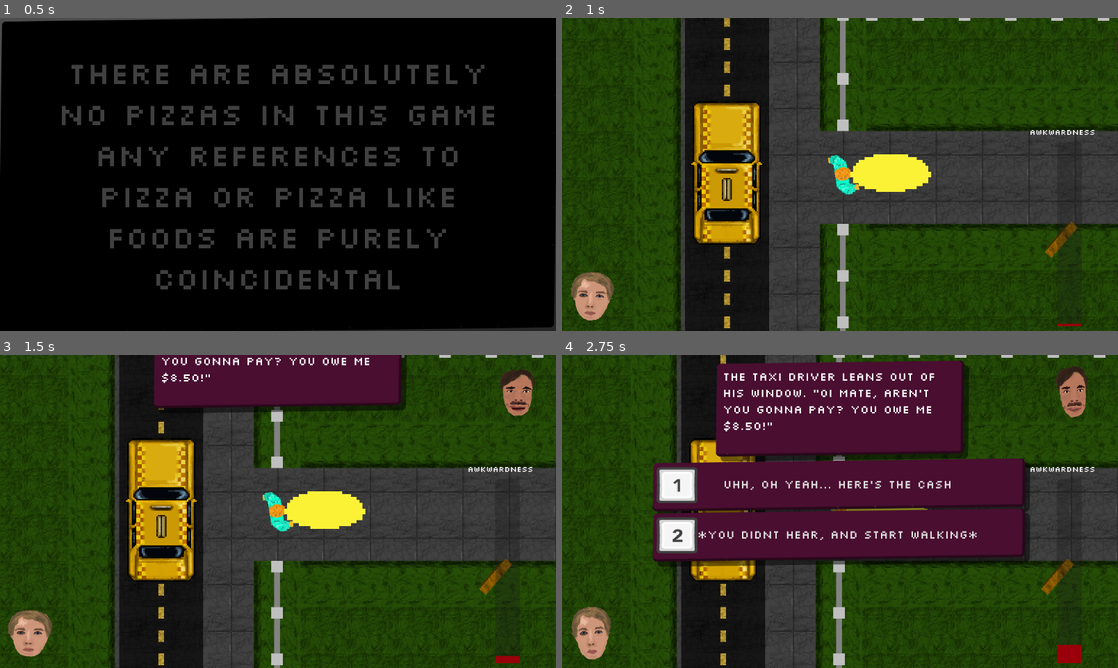
Above: before the commit, frames 1-4 (two rows, left to right).
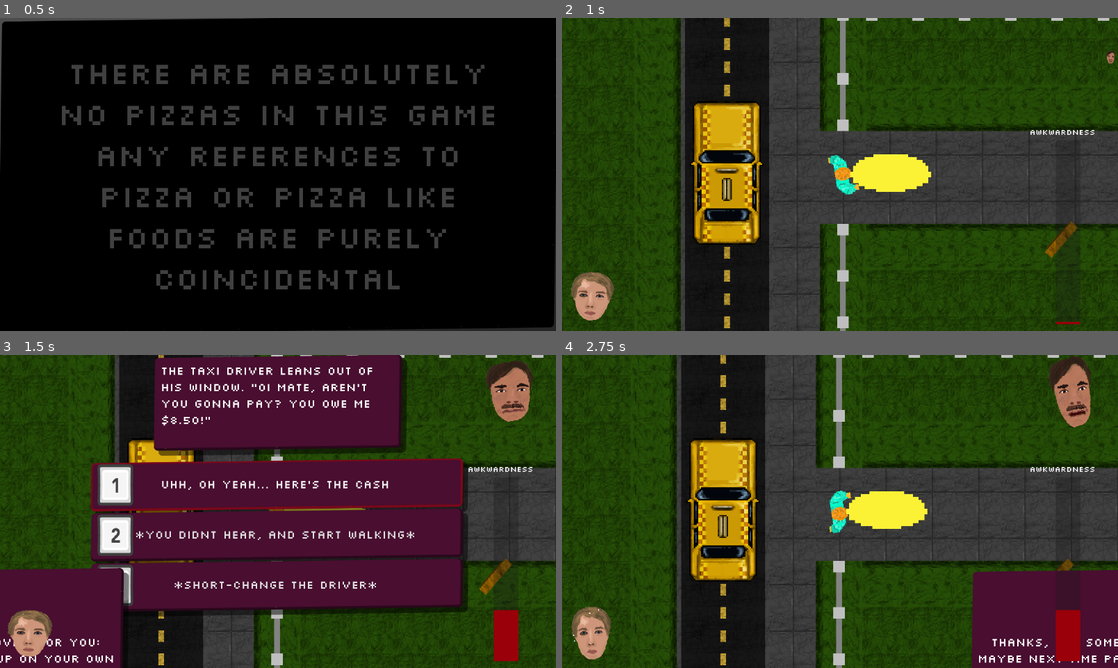
Above: after the commit, the same moments.

Repository: Jibby-Games/PizzaJam11
Game: Godot game, scene res://menu/intro.tscn
Same seed, same stepped clock (60 frames per second), same inputs: the game is played once before the commit and once after it.
Inputs (mouse positions are in pixels of both pictures, inside the frame that each line leads up to):
- Up to frame 1 (0.5 s): no input
- Up to frame 2 (1 s): tap Enter (ui_accept) at 0.5, 0.77 s; move the mouse to (962, 158) at 0.52 s; press the mouse at (962, 158) at 0.53 s; hold D (right) from 0.53 s (still down)
- Up to frame 3 (1.5 s): release D (right) at 1.25 s; release the mouse at (400, 495) at 1.25 s; click (278, 639) at 1.25 s, where only the run after the commit has a clickable "Uhh, oh yeah... here's the ca…"
- Up to frame 4 (2.75 s): click (1051, 586) at 2 s, where only the run after the commit has a clickable "*Short-change the driver*"

Frame 1 is identical in both runs. In frame 2, 0.1% of the frame differs, in the area x 88-100%, y 7-99%; in frame 3, 48%, in the area x 0-97%, y 0-100%; in frame 4, 45%.

Commit message:
feat: awkward bar and response animations

Diff:
--- a/ui/awkward_event_system.tscn
+++ b/ui/awkward_event_system.tscn
@@ -31,70 +31,6 @@
 
 [sub_resource type="Shortcut" id="Shortcut_8pypk"]
 events = [SubResource("InputEventKey_b853u")]
-
-[sub_resource type="Animation" id="Animation_8vb36"]
-resource_name = "start_event"
-length = 2.5
-tracks/0/type = "value"
-tracks/0/imported = false
-tracks/0/enabled = true
-tracks/0/path = NodePath("NPCPortrait:position")
-tracks/0/interp = 1
-tracks/0/loop_wrap = true
-tracks/0/keys = {
-"times": PackedFloat32Array(0, 1),
-"transitions": PackedFloat32Array(0.5, 0.5),
-"update": 0,
-"values": [Vector2(1220, 20), Vector2(998, 18)]
-}
-tracks/1/type = "value"
-tracks/1/imported = false
-tracks/1/enabled = true
-tracks/1/path = NodePath("ChoiceScreen/ScenePanel:position")
-tracks/1/interp = 1
-tracks/1/loop_wrap = true
-tracks/1/keys = {
-"times": PackedFloat32Array(0.4, 1.3),
-"transitions": PackedFloat32Array(0.5, 0.5),
-"update": 0,
-"values": [Vector2(320, -252), Vector2(320, 15)]
-}
-tracks/2/type = "value"
-tracks/2/imported = false
-tracks/2/enabled = true
-tracks/2/path = NodePath("ChoiceScreen/DialogueChoices/ChoiceButton1:position")
-tracks/2/interp = 1
-tracks/2/loop_wrap = true
-tracks/2/keys = {
-"times": PackedFloat32Array(0.7, 1.4),
-"transitions": PackedFloat32Array(2, 2),
-"update": 0,
-"values": [Vector2(0, 500), Vector2(0, 0)]
-}
-tracks/3/type = "value"
-tracks/3/imported = false
-tracks/3/enabled = true
-tracks/3/path = NodePath("ChoiceScreen/DialogueChoices/ChoiceButton2:position")
-tracks/3/interp = 1
-tracks/3/loop_wrap = true
-tracks/3/keys = {
-"times": PackedFloat32Array(1.2, 1.9),
-"transitions": PackedFloat32Array(2, 2),
-"update": 0,
-"values": [Vector2(0, 604), Vector2(0, 104)]
-}
-tracks/4/type = "value"
-tracks/4/imported = false
-tracks/4/enabled = true
-tracks/4/path = NodePath("ChoiceScreen/DialogueChoices/ChoiceButton3:position")
-tracks/4/interp = 1
-tracks/4/loop_wrap = true
-tracks/4/keys = {
-"times": PackedFloat32Array(1.6, 2.3),
-"transitions": PackedFloat32Array(2, 2),
-"update": 0,
-"values": [Vector2(0, 708), Vector2(0, 208)]
-}
 
 [sub_resource type="Animation" id="Animation_57fjc"]
 length = 0.001
@@ -158,10 +94,211 @@
 "update": 0,
 "values": [Vector2(0, 208)]
 }
+tracks/5/type = "value"
+tracks/5/imported = false
+tracks/5/enabled = true
+tracks/5/path = NodePath("ResponseScreen:position")
+tracks/5/interp = 1
+tracks/5/loop_wrap = true
+tracks/5/keys = {
+"times": PackedFloat32Array(0),
+"transitions": PackedFloat32Array(1),
+"update": 0,
+"values": [Vector2(0, 0)]
+}
+tracks/6/type = "value"
+tracks/6/imported = false
+tracks/6/enabled = true
+tracks/6/path = NodePath("NPCPortrait:scale")
+tracks/6/interp = 1
+tracks/6/loop_wrap = true
+tracks/6/keys = {
+"times": PackedFloat32Array(0),
+"transitions": PackedFloat32Array(1),
+"update": 0,
+"values": [Vector2(1, 1)]
+}
+tracks/7/type = "value"
+tracks/7/imported = false
+tracks/7/enabled = true
+tracks/7/path = NodePath("NPCPortrait:rotation")
+tracks/7/interp = 1
+tracks/7/loop_wrap = true
+tracks/7/keys = {
+"times": PackedFloat32Array(0),
+"transitions": PackedFloat32Array(1),
+"update": 0,
+"values": [0.0]
+}
+
+[sub_resource type="Animation" id="Animation_8vb36"]
+resource_name = "start_event"
+length = 2.0
+tracks/0/type = "value"
+tracks/0/imported = false
+tracks/0/enabled = true
+tracks/0/path = NodePath("NPCPortrait:position")
+tracks/0/interp = 1
+tracks/0/loop_wrap = true
+tracks/0/keys = {
+"times": PackedFloat32Array(0, 0.6),
+"transitions": PackedFloat32Array(0.5, 0.5),
+"update": 0,
+"values": [Vector2(1220, 20), Vector2(998, 18)]
+}
+tracks/1/type = "value"
+tracks/1/imported = false
+tracks/1/enabled = true
+tracks/1/path = NodePath("ChoiceScreen/ScenePanel:position")
+tracks/1/interp = 1
+tracks/1/loop_wrap = true
+tracks/1/keys = {
+"times": PackedFloat32Array(0.3, 0.8),
+"transitions": PackedFloat32Array(0.5, 0.5),
+"update": 0,
+"values": [Vector2(320, -252), Vector2(320, 15)]
+}
+tracks/2/type = "value"
+tracks/2/imported = false
+tracks/2/enabled = true
+tracks/2/path = NodePath("ChoiceScreen/DialogueChoices/ChoiceButton1:position")
+tracks/2/interp = 1
+tracks/2/loop_wrap = true
+tracks/2/keys = {
+"times": PackedFloat32Array(0.2, 0.7),
+"transitions": PackedFloat32Array(2, 2),
+"update": 0,
+"values": [Vector2(0, 500), Vector2(0, 0)]
+}
+tracks/3/type = "value"
+tracks/3/imported = false
+tracks/3/enabled = true
+tracks/3/path = NodePath("ChoiceScreen/DialogueChoices/ChoiceButton2:position")
+tracks/3/interp = 1
+tracks/3/loop_wrap = true
+tracks/3/keys = {
+"times": PackedFloat32Array(0.7, 1.2),
+"transitions": PackedFloat32Array(2, 2),
+"update": 0,
+"values": [Vector2(0, 604), Vector2(0, 104)]
+}
+tracks/4/type = "value"
+tracks/4/imported = false
+tracks/4/enabled = true
+tracks/4/path = NodePath("ChoiceScreen/DialogueChoices/ChoiceButton3:position")
+tracks/4/interp = 1
+tracks/4/loop_wrap = true
+tracks/4/keys = {
+"times": PackedFloat32Array(1.1, 1.6),
+"transitions": PackedFloat32Array(2, 2),
+"update": 0,
+"values": [Vector2(0, 708), Vector2(0, 208)]
+}
+tracks/5/type = "value"
+tracks/5/imported = false
+tracks/5/enabled = true
+tracks/5/path = NodePath("ResponseScreen:position")
+tracks/5/interp = 1
+tracks/5/loop_wrap = true
+tracks/5/keys = {
+"times": PackedFloat32Array(0),
+"transitions": PackedFloat32Array(1),
+"update": 0,
+"values": [Vector2(-1200, 0)]
+}
+tracks/6/type = "value"
+tracks/6/imported = false
+tracks/6/enabled = true
+tracks/6/path = NodePath("NPCPortrait:scale")
+tracks/6/interp = 1
+tracks/6/loop_wrap = true
+tracks/6/keys = {
+"times": PackedFloat32Array(0, 0.6, 1, 1.5, 2),
+"transitions": PackedFloat32Array(2, 0.5, -2, -2, -2),
+"update": 0,
+"values": [Vector2(0, 0), Vector2(1.5, 1.5), Vector2(1, 1), Vector2(1.5, 1.5), Vector2(1, 1)]
+}
+tracks/7/type = "value"
+tracks/7/imported = false
+tracks/7/enabled = true
+tracks/7/path = NodePath("NPCPortrait:rotation")
+tracks/7/interp = 1
+tracks/7/loop_wrap = true
+tracks/7/keys = {
+"times": PackedFloat32Array(0, 0.3, 0.8, 1.3, 2),
+"transitions": PackedFloat32Array(0.5, 2, 2, 2, 2),
+"update": 0,
+"values": [0.0, 0.0, -0.261799, 0.261799, 0.0]
+}
+
+[sub_resource type="Animation" id="Animation_73bsn"]
+resource_name = "response"
+length = 3.0
+tracks/0/type = "value"
+tracks/0/imported = false
+tracks/0/enabled = true
+tracks/0/path = NodePath("ChoiceScreen/ScenePanel:position")
+tracks/0/interp = 1
+tracks/0/loop_wrap = true
+tracks/0/keys = {
+"times": PackedFloat32Array(0, 0.8),
+"transitions": PackedFloat32Array(2, 2),
+"update": 0,
+"values": [Vector2(320, 15), Vector2(320, -250)]
+}
+tracks/1/type = "value"
+tracks/1/imported = false
+tracks/1/enabled = true
+tracks/1/path = NodePath("ChoiceScreen/DialogueChoices/ChoiceButton1:position")
+tracks/1/interp = 1
+tracks/1/loop_wrap = true
+tracks/1/keys = {
+"times": PackedFloat32Array(0.2, 0.6),
+"transitions": PackedFloat32Array(2, 2),
+"update": 0,
+"values": [Vector2(0, 0), Vector2(1000, 0)]
+}
+tracks/2/type = "value"
+tracks/2/imported = false
+tracks/2/enabled = true
+tracks/2/path = NodePath("ChoiceScreen/DialogueChoices/ChoiceButton2:position")
+tracks/2/interp = 1
+tracks/2/loop_wrap = true
+tracks/2/keys = {
+"times": PackedFloat32Array(0.3, 0.7),
+"transitions": PackedFloat32Array(2, 2),
+"update": 0,
+"values": [Vector2(0, 104), Vector2(1000, 104)]
+}
+tracks/3/type = "value"
+tracks/3/imported = false
+tracks/3/enabled = true
+tracks/3/path = NodePath("ChoiceScreen/DialogueChoices/ChoiceButton3:position")
+tracks/3/interp = 1
+tracks/3/loop_wrap = true
+tracks/3/keys = {
+"times": PackedFloat32Array(0.4, 0.8),
+"transitions": PackedFloat32Array(2, 2),
+"update": 0,
+"values": [Vector2(0, 208), Vector2(1000, 208)]
+}
+tracks/4/type = "value"
+tracks/4/imported = false
+tracks/4/enabled = true
+tracks/4/path = NodePath("ResponseScreen:position")
+tracks/4/interp = 1
+tracks/4/loop_wrap = true
+tracks/4/keys = {
+"times": PackedFloat32Array(0.4, 1.1),
+"transitions": PackedFloat32Array(0.5, 0.5),
+"update": 0,
+"values": [Vector2(-1200, 0), Vector2(0, 0)]
+}
 
 [sub_resource type="AnimationLibrary" id="AnimationLibrary_eop60"]
 _data = {
 "RESET": SubResource("Animation_57fjc"),
+"response": SubResource("Animation_73bsn"),
 "start_event": SubResource("Animation_8vb36")
 }
 
@@ -188,9 +325,9 @@
 anchors_preset = 5
 anchor_left = 0.5
 anchor_right = 0.5
-offset_left = -256.0
+offset_left = 320.0
 offset_top = 15.0
-offset_right = 256.0
+offset_right = 832.0
 offset_bottom = 207.0
 grow_horizontal = 2
 
@@ -220,8 +357,8 @@
 unique_name_in_owner = true
 custom_minimum_size = Vector2(100, 100)
 layout_mode = 2
-offset_right = 770.0
-offset_bottom = 100.0
+offset_right = 769.994
+offset_bottom = 100.001
 shortcut = SubResource("Shortcut_xnhmu")
 text = "Choice 1"
 
@@ -245,7 +382,7 @@
 custom_minimum_size = Vector2(100, 100)
 layout_mode = 2
 offset_top = 104.0
-offset_right = 770.0
+offset_right = 769.997
 offset_bottom = 204.0
 shortcut = SubResource("Shortcut_ku5rx")
 text = "Choice 2"
@@ -270,7 +407,7 @@
 custom_minimum_size = Vector2(100, 100)
 layout_mode = 2
 offset_top = 208.0
-offset_right = 770.0
+offset_right = 769.995
 offset_bottom = 308.0
 shortcut = SubResource("Shortcut_8pypk")
 text = "Choice 3"
@@ -291,11 +428,12 @@
 texture = ExtResource("4_3i4ei")
 
 [node name="ResponseScreen" type="Control" parent="."]
-visible = false
 layout_mode = 1
 anchors_preset = 15
 anchor_right = 1.0
 anchor_bottom = 1.0
+offset_right = 1152.0
+offset_bottom = 648.0
 grow_horizontal = 2
 grow_vertical = 2
 
@@ -329,10 +467,10 @@
 anchors_preset = 1
 anchor_left = 1.0
 anchor_right = 1.0
-offset_left = -154.0
+offset_left = 998.0
 offset_top = 18.0
-offset_right = -26.0009
-offset_bottom = 146.0
+offset_right = 1126.01
+offset_bottom = 145.999
 grow_horizontal = 0
 
 [node name="AnimationPlayer" type="AnimationPlayer" parent="."]
--- a/ui/dialogue_system.gd
+++ b/ui/dialogue_system.gd
@@ -87,8 +87,8 @@
 	npc_animation: String = ""
 ) -> void:
 	%ResponseLabel.text = value
-	$ChoiceScreen.hide()
 	$ResponseScreen.show()
+	$AnimationPlayer.play("response")
 	event_running = false
 	if player_animation != "":
 		player_portrait_head.animation = player_animation
--- a/ui/ui.gd
+++ b/ui/ui.gd
@@ -50,6 +50,11 @@
 
 func update_awkwardness(value: float) -> void:
 	$Awkwardness/AwkwardnessBar.value = value
+	if value > 30.0:
+		$Awkwardness/AnimationPlayer.play("critical_awks")
+		$Awkwardness/AnimationPlayer.speed_scale = 0.5 + value / 100.0
+	else:
+		$Awkwardness/AnimationPlayer.stop()
 	$PlayerPortrait.set_sweat_level(value / 100.0)
 
 func add_awkwardness(value: float) -> void:
--- a/ui/ui.tscn
+++ b/ui/ui.tscn
@@ -255,6 +255,91 @@
 corner_radius_top_right = 2
 corner_radius_bottom_right = 2
 corner_radius_bottom_left = 2
+
+[sub_resource type="Animation" id="Animation_72hp2"]
+resource_name = "critical_awks"
+step = 0.05
+tracks/0/type = "value"
+tracks/0/imported = false
+tracks/0/enabled = true
+tracks/0/path = NodePath("AwkwardnessLabel:scale")
+tracks/0/interp = 2
+tracks/0/loop_wrap = true
+tracks/0/keys = {
+"times": PackedFloat32Array(0, 0.3, 0.6),
+"transitions": PackedFloat32Array(0.5, 2, 1),
+"update": 0,
+"values": [Vector2(1, 1), Vector2(1.5, 1.5), Vector2(1, 1)]
+}
+tracks/1/type = "value"
+tracks/1/imported = false
+tracks/1/enabled = true
+tracks/1/path = NodePath("AwkwardnessLabel:label_settings:font_color")
+tracks/1/interp = 2
+tracks/1/loop_wrap = true
+tracks/1/keys = {
+"times": PackedFloat32Array(0.0458207, 0.5, 1),
+"transitions": PackedFloat32Array(0.5, 0.5, 0.5),
+"update": 0,
+"values": [Color(1, 1, 1, 1), Color(0.6, 0, 0.0352941, 1), Color(1, 1, 1, 1)]
+}
+tracks/2/type = "value"
+tracks/2/imported = false
+tracks/2/enabled = true
+tracks/2/path = NodePath("AwkwardnessBar:rotation")
+tracks/2/interp = 2
+tracks/2/loop_wrap = true
+tracks/2/keys = {
+"times": PackedFloat32Array(0, 0.2, 0.25, 0.3, 0.4, 0.55821, 0.6, 0.65, 0.921672),
+"transitions": PackedFloat32Array(-2, -2, -2, -2, -2, -2, -2, -2, -2),
+"update": 0,
+"values": [-1.5708, -1.61443, -1.52716, -1.61443, -1.5708, -1.61443, -1.52716, -1.61443, -1.57079]
+}
+
+[sub_resource type="Animation" id="Animation_0pp04"]
+length = 0.001
+tracks/0/type = "value"
+tracks/0/imported = false
+tracks/0/enabled = true
+tracks/0/path = NodePath("AwkwardnessLabel:scale")
+tracks/0/interp = 1
+tracks/0/loop_wrap = true
+tracks/0/keys = {
+"times": PackedFloat32Array(0),
+"transitions": PackedFloat32Array(1),
+"update": 0,
+"values": [Vector2(1, 1)]
+}
+tracks/1/type = "value"
+tracks/1/imported = false
+tracks/1/enabled = true
+tracks/1/path = NodePath("AwkwardnessLabel:label_settings:font_color")
+tracks/1/interp = 1
+tracks/1/loop_wrap = true
+tracks/1/keys = {
+"times": PackedFloat32Array(0),
+"transitions": PackedFloat32Array(1),
+"update": 0,
+"values": [Color(1, 1, 1, 1)]
+}
+tracks/2/type = "value"
+tracks/2/imported = false
+tracks/2/enabled = true
+tracks/2/path = NodePath("AwkwardnessBar:rotation")
+tracks/2/interp = 1
+tracks/2/loop_wrap = true
+tracks/2/keys = {
+"times": PackedFloat32Array(0),
+"transitions": PackedFloat32Array(1),
+"update": 0,
+"values": [-1.57079]
+}
+
+[sub_resource type="AnimationLibrary" id="AnimationLibrary_y52o1"]
+_data = {
+"RESET": SubResource("Animation_0pp04"),
+"critical_awks": SubResource("Animation_72hp2")
+}
 
 [node name="UI" type="CanvasLayer"]
 script = ExtResource("1_hd550")
@@ -558,6 +643,7 @@
 offset_bottom = -400.0
 grow_horizontal = 0
 grow_vertical = 0
+pivot_offset = Vector2(54, 11)
 text = "Awkwardness"
 label_settings = SubResource("LabelSettings_kylpa")
 
@@ -568,15 +654,21 @@
 anchor_top = 1.0
 anchor_right = 1.0
 anchor_bottom = 1.0
-offset_left = -126.0
-offset_top = -10.0
-offset_right = 255.0
-offset_bottom = 41.0
+offset_left = -294.0
+offset_top = -229.0
+offset_right = 87.0
+offset_bottom = -178.0
 grow_horizontal = 0
 grow_vertical = 0
 rotation = -1.57079
+pivot_offset = Vector2(190, 25)
 theme_override_styles/fill = SubResource("StyleBoxFlat_lmcye")
 show_percentage = false
 
+[node name="AnimationPlayer" type="AnimationPlayer" parent="Awkwardness"]
+libraries = {
+"": SubResource("AnimationLibrary_y52o1")
+}
+
 [connection signal="timeout" from="DialogueBox/DialogueBoxTimeout" to="." method="_on_dialogue_box_timeout_timeout"]
 [connection signal="event_finished" from="AwkwardEventSystem" to="." method="_on_awkward_event_system_event_finished"]
Not shown: 1 places in ui/awkward_event_system.tscn that only renumber resources
Not shown: 1 places in ui/ui.tscn that only renumber resources
